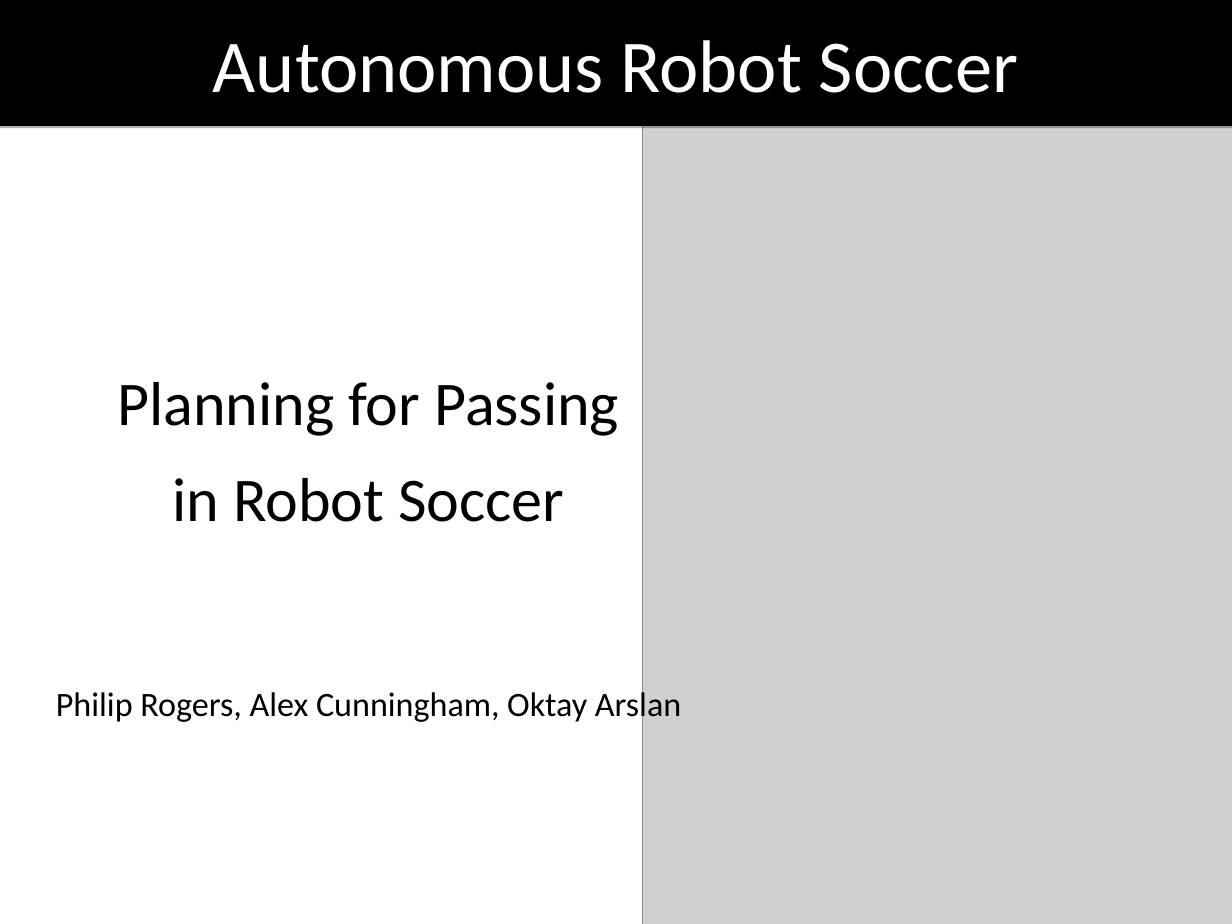
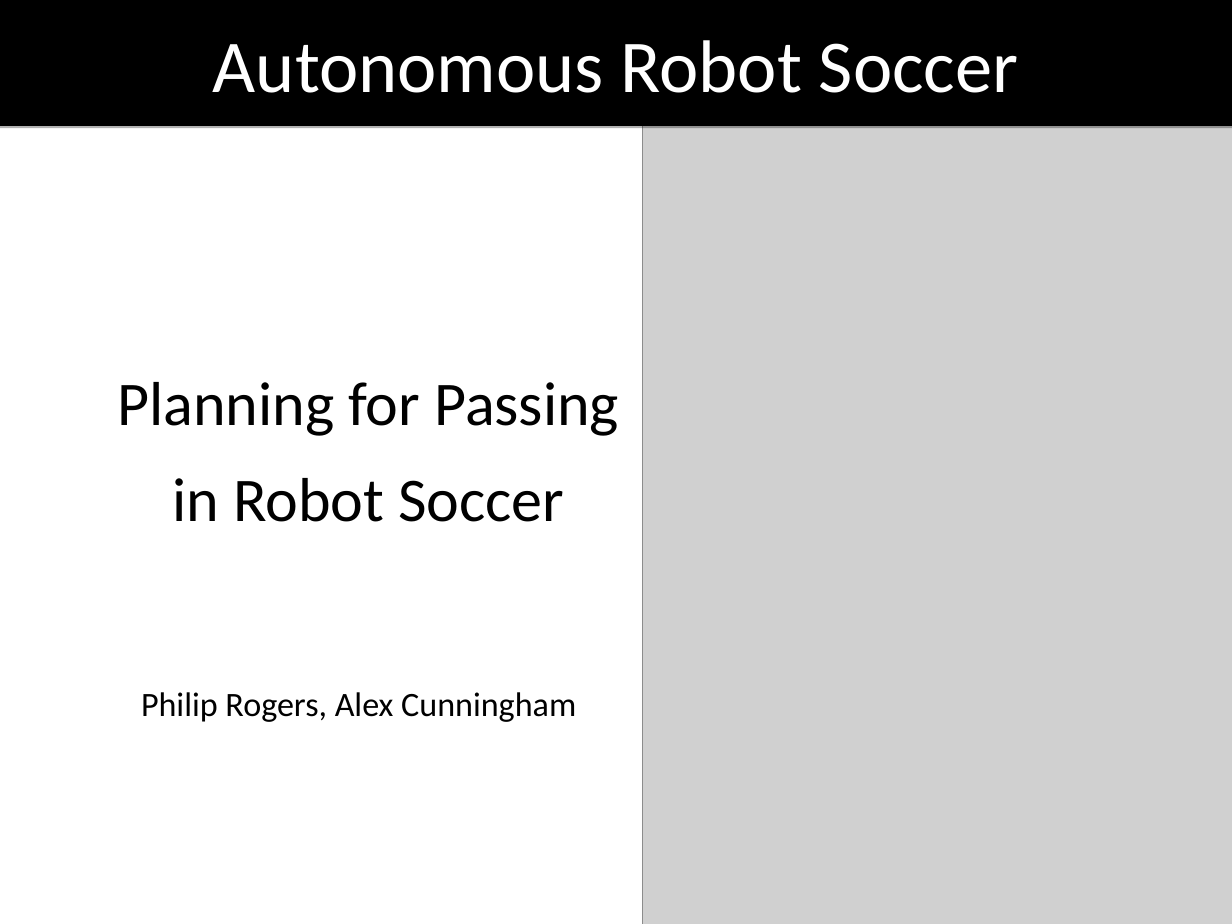
Before and after one commit to oarslan3/gt-cs-rip-projects, a slide deck: slide 1 of final/finalPresentation.odp. Drawn at 1232x924 pixels with LibreOffice and Linux fonts; fonts in the diff are those of the drawing; grey boxes stand for pictures. Boxes give left, top, right and bottom in pixels: in the first picture for what was removed or moved away, otherwise in the second. Text is boxed around its words. In the diff, an @@ line names an element or a change of style, - is before the commit and + after.

```diff
--- a/final/finalPresentation.odp
+++ b/final/finalPresentation.odp
@@ text at [141,692,576,722]: text changed @@
-Philip Rogers, Alex Cunningham, Oktay Arslan
+Philip Rogers, Alex Cunningham
```
Also in this commit, not shown: 3 other slides changed.
